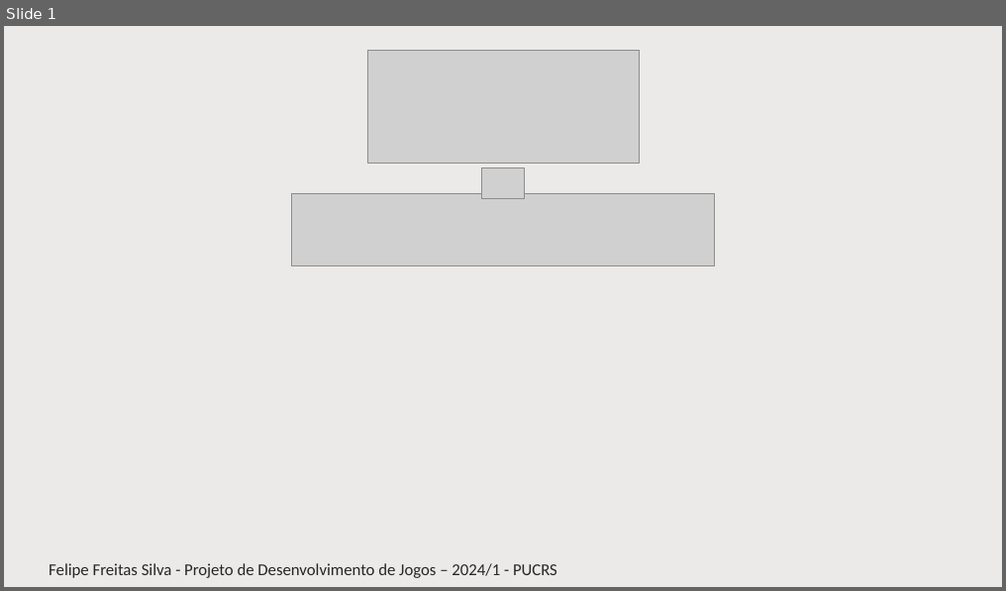
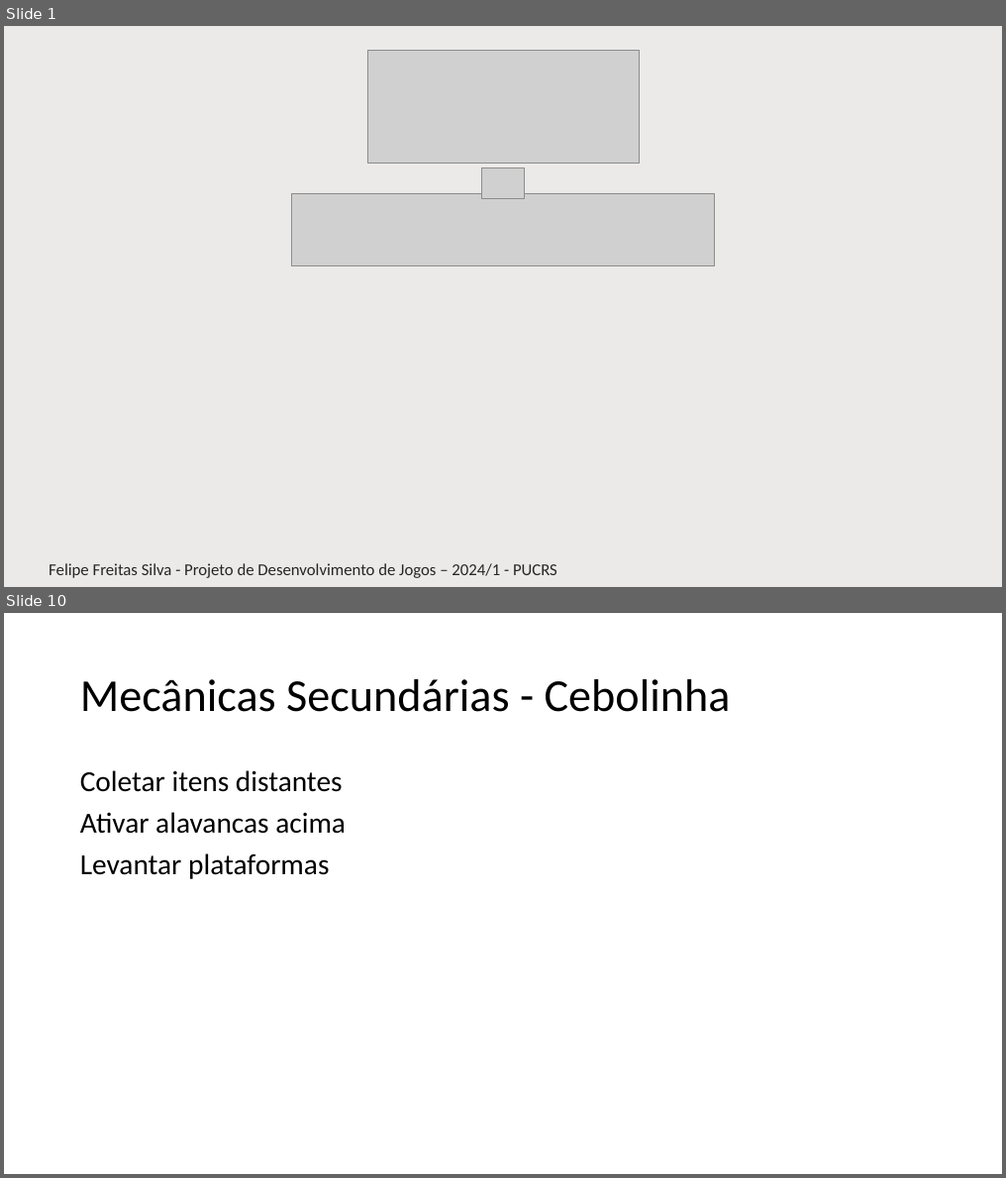
Before and after one commit to EngenhariaSoftwarePUCRS/Projeto_de_Desenvolvimento_de_Jogos, a slide deck: Trabalho/Parte1_Pitch/Pitch__Fuga_dos_Pets__Felipe_Freitas_Silva.pptx. Shown one above the other, each under a label of ours: slide 1 before the commit, slides 1 and 10 after it; the slides between them are not shown. The pictures are 1006x591 and 1006x1178 pixels, drawn with LibreOffice and Linux fonts; fonts in the diff are those of the drawing; grey boxes stand for pictures; background and template pictures are left out. Boxes give left, top, right and bottom in pixels: in the first picture for what was removed or moved away, otherwise in the second. Text is boxed around its words. In the diff, an @@ line names an element or a change of style, - is before the commit and + after.

```diff
--- a/Trabalho/Parte1_Pitch/Pitch__Fuga_dos_Pets__Felipe_Freitas_Silva.pptx
+++ b/Trabalho/Parte1_Pitch/Pitch__Fuga_dos_Pets__Felipe_Freitas_Silva.pptx
@@ slide 10 added at [4, 613, 1002, 1174], background #FFFFFF @@
@@ title added at [80, 679, 731, 712], 44 pt, text #000000 @@
+Mecânicas Secundárias - Cebolinha
@@ text added at [80, 770, 346, 879], 28 pt, text #000000 @@
+Coletar itens distantes
+Ativar alavancas acima
+Levantar plataformas
```
Also in this commit, not shown: 18 other slides added.
